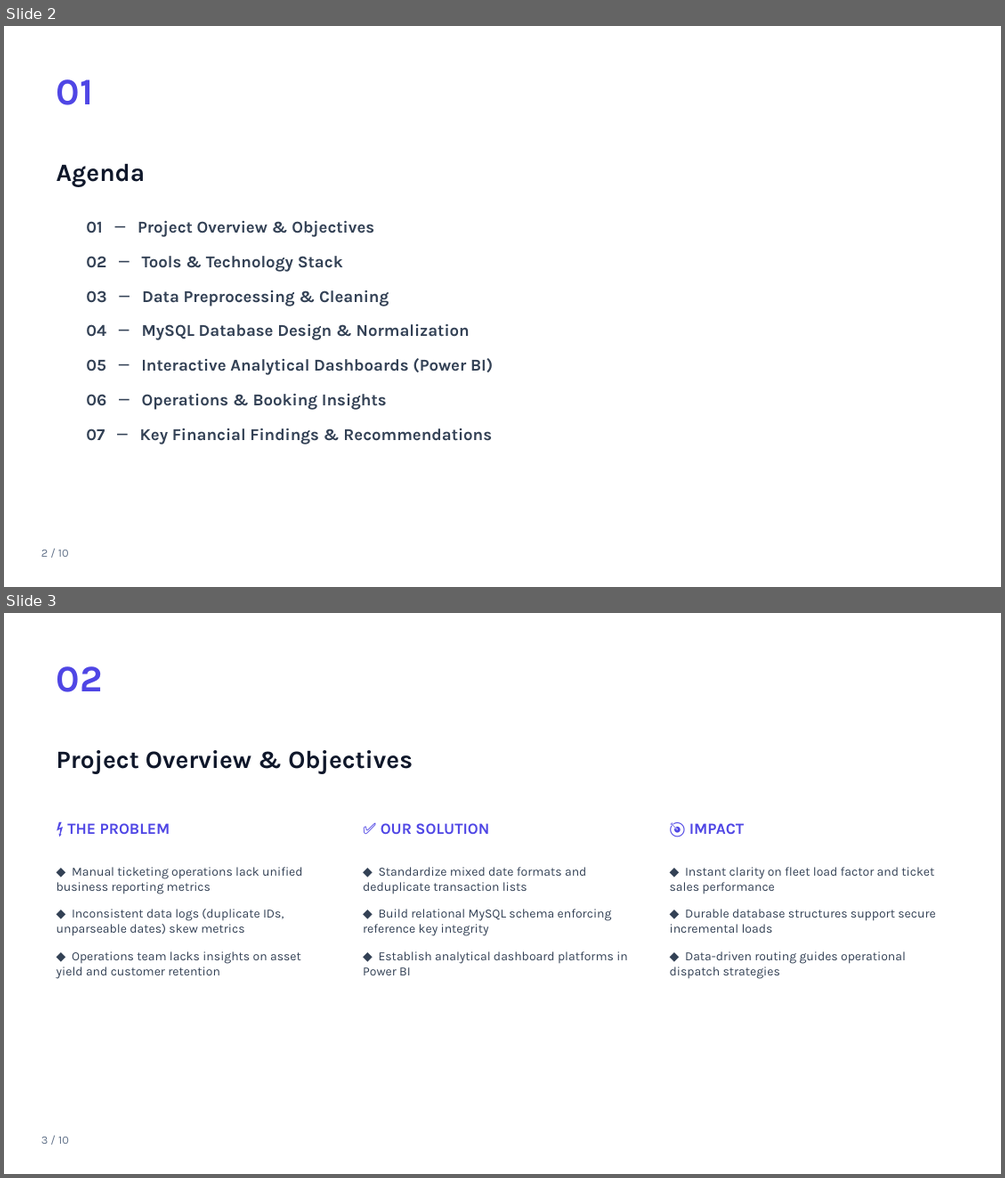
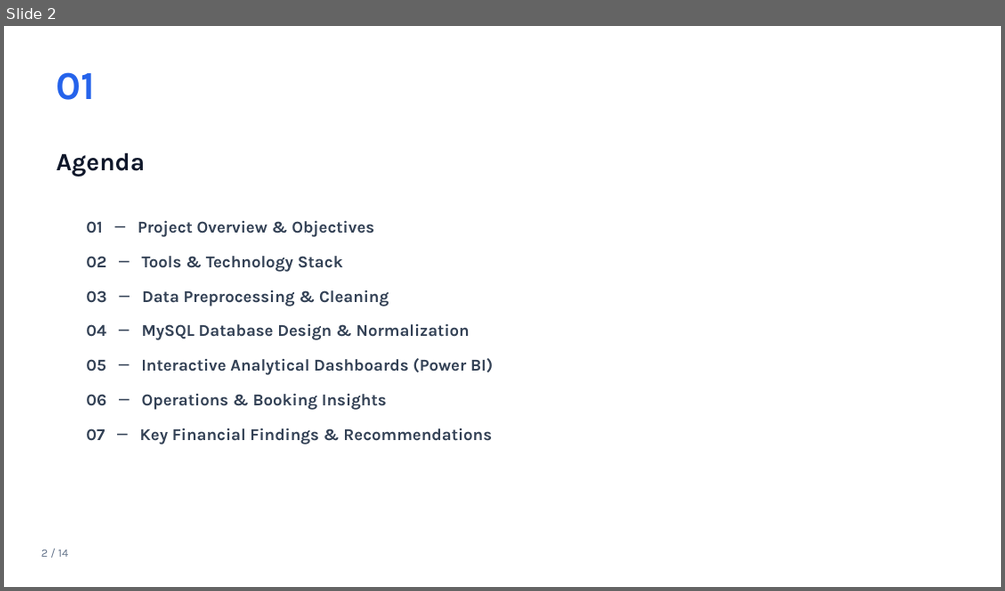
Before and after one commit to SHETYGURU/Revature-Bus-Booking-Analytical-System-, a slide deck: Bus Booking Analytics System (PowerBI)/documents/Bus_Booking_Analytics_PowerBI_light.pptx. Shown one above the other, each under a label of ours: slides 2 and 3 before the commit, slide 2 after it. The pictures are 1005x1178 and 1005x591 pixels, drawn with LibreOffice and Linux fonts; fonts in the diff are those of the drawing. Boxes give left, top, right and bottom in pixels: in the first picture for what was removed or moved away, otherwise in the second. Text is boxed around its words. In the diff, an @@ line names an element or a change of style, - is before the commit and + after.

```diff
--- a/Bus Booking Analytics System (PowerBI)/documents/Bus_Booking_Analytics_PowerBI_light.pptx
+++ b/Bus Booking Analytics System (PowerBI)/documents/Bus_Booking_Analytics_PowerBI_light.pptx
@@ slide 3 removed at box(4, 613, 1001, 1174), background #FFFFFF @@
@@ text removed at box(57, 666, 103, 692) @@
-02
@@ text removed at box(57, 750, 413, 774) @@
-Project Overview & Objectives
@@ text removed at box(67, 823, 170, 834) @@
-⚡ THE PROBLEM
@@ text removed at box(380, 823, 489, 834) @@
-✅ OUR SOLUTION
@@ text removed at box(689, 823, 744, 834) @@
-🎯 IMPACT
@@ text removed at box(57, 867, 302, 979) @@
-◆ Manual ticketing operations lack unified business reporting metrics
-◆ Inconsistent data logs (duplicate IDs, unparseable dates) skew metrics
-◆ Operations team lacks insights on asset yield and customer retention
@@ text removed at box(363, 867, 628, 975) @@
-◆ Standardize mixed date formats and deduplicate transaction lists
-◆ Build relational MySQL schema enforcing reference key integrity
-◆ Establish analytical dashboard platforms in Power BI
@@ text removed at box(670, 867, 935, 979) @@
-◆ Instant clarity on fleet load factor and ticket sales performance
-◆ Durable database structures support secure incremental loads
-◆ Data-driven routing guides operational dispatch strategies
@@ text removed at box(41, 1136, 69, 1143) @@
-3 / 10
@@ slide 2 changed as well @@
@@ text "01": place and size @@
-text "01" at box(57, 79, 94, 105)
+text "01" at box(57, 72, 96, 100)
@@ text "01" at box(57, 72, 96, 100): size 36 to 38 pt, text colour #4F46E5 to #2563EB @@
@@ text "Agenda": place and size @@
-text "Agenda" at box(57, 163, 146, 187)
+text "Agenda" at box(57, 152, 146, 176)
@@ text at box(41, 549, 68, 556): text changed @@
-2 / 10
+2 / 14
```
Also in this commit, not shown: 10 other slides changed, 4 slides added, 1 other slide removed.
